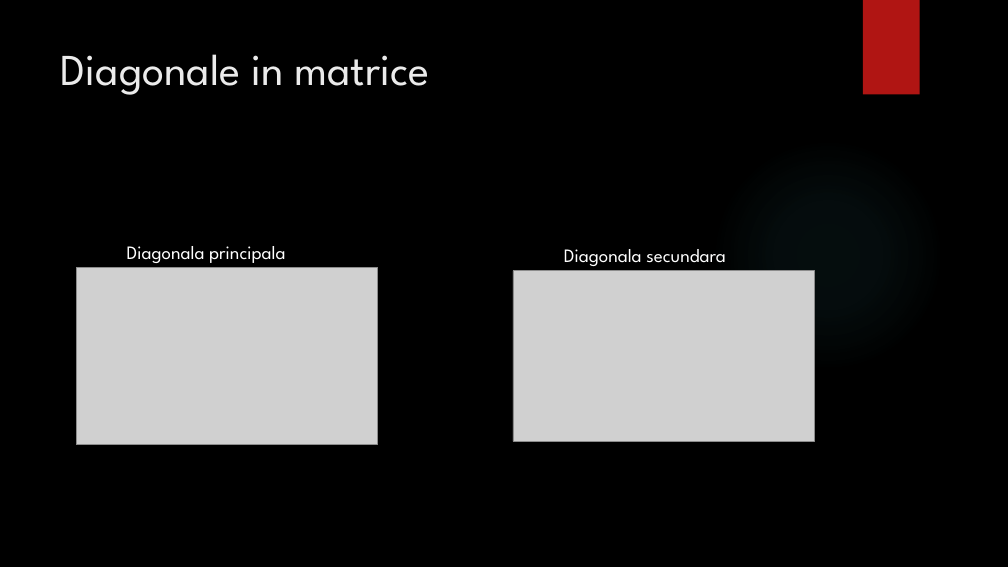
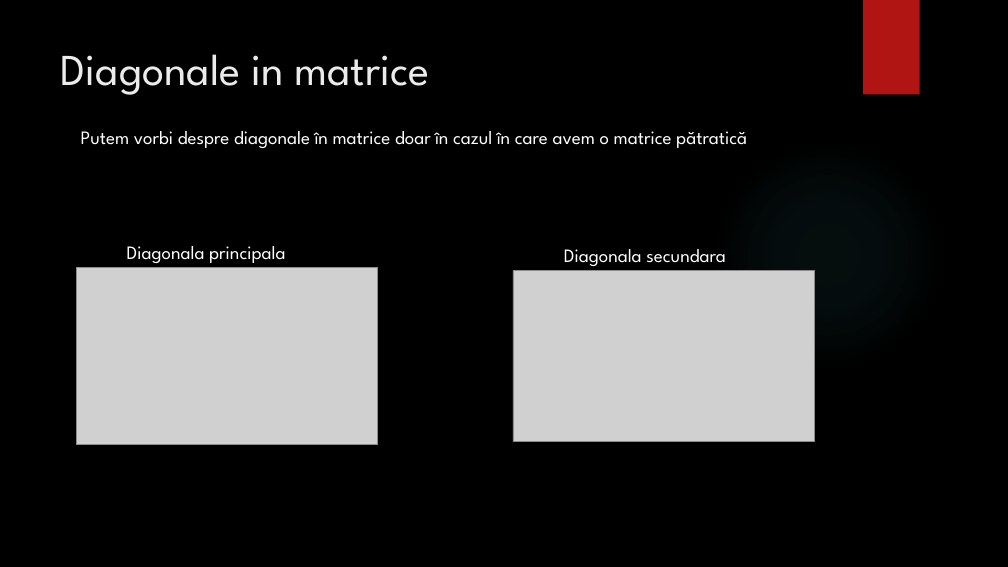
Before and after one commit to IancutEusebiu/proiectsincretic_SDA, a slide deck: slide 4 of Prezentare PS.pptx. Drawn at 1008x567 pixels with LibreOffice and Linux fonts; fonts in the diff are those of the drawing; grey boxes stand for pictures; background and template pictures are left out. Boxes give left, top, right and bottom in pixels: in the first picture for what was removed or moved away, otherwise in the second. Text is boxed around its words. In the diff, an @@ line names an element or a change of style, - is before the commit and + after.

```diff
--- a/Prezentare PS.pptx
+++ b/Prezentare PS.pptx
@@ text "Putem vorbi despre diagonale în ..." at [81, 131, 754, 148]: text colour #000000 to #FFFFFF @@
```
Also in this commit, not shown: 1 other slide changed, 2 other files.
